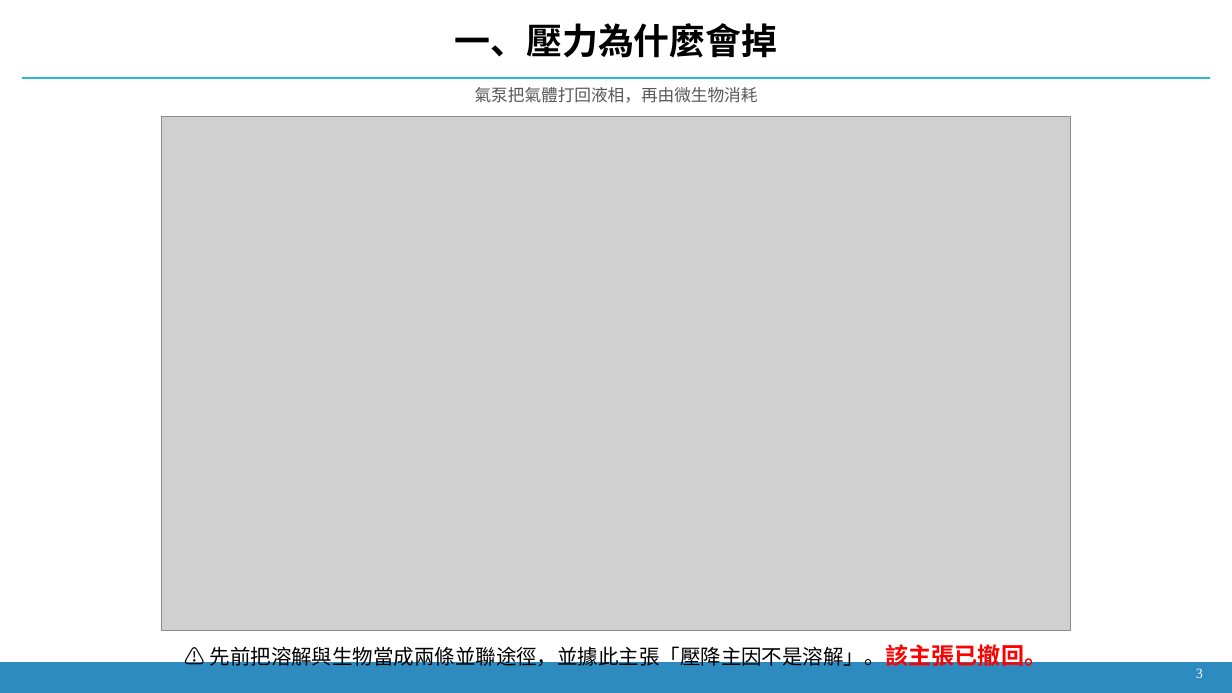
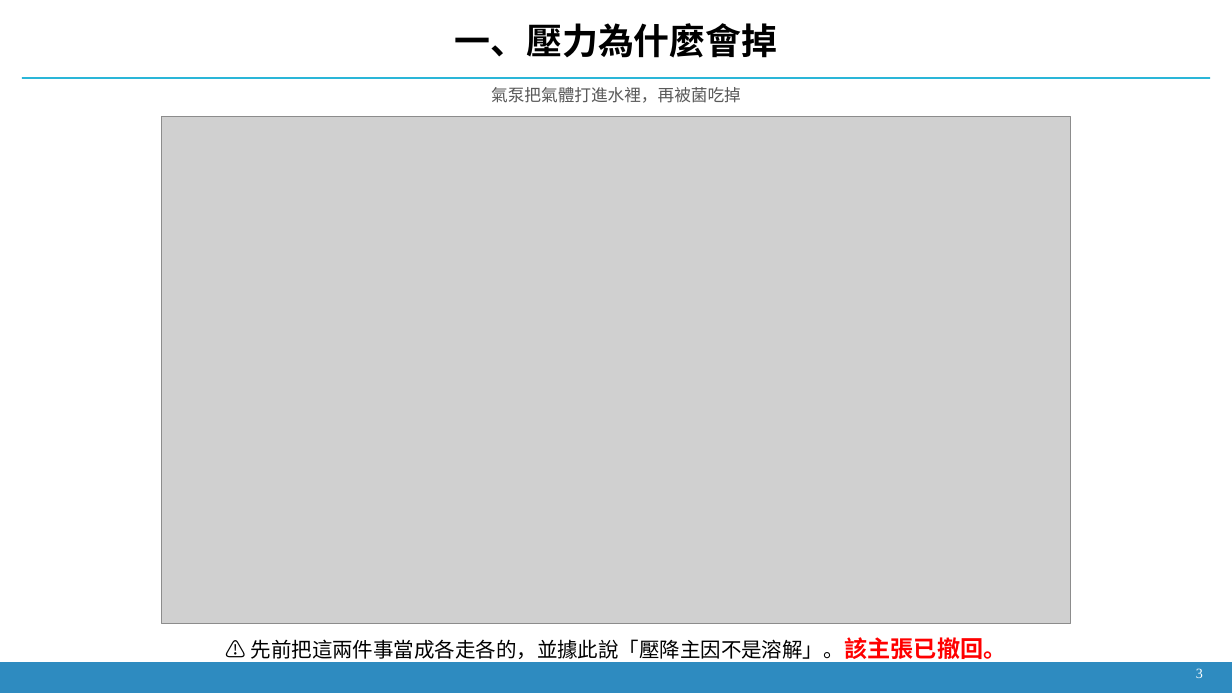
Before and after one commit to Yutou0601/Bioreactor-Edge-AI, a slide deck: slide 2 of docs/decks/簡報_2026-09-21_氫氣流失與壓降歸因.pptx. Drawn at 1232x693 pixels with LibreOffice and Linux fonts; fonts in the diff are those of the drawing; grey boxes stand for pictures. Boxes give left, top, right and bottom in pixels: in the first picture for what was removed or moved away, otherwise in the second. Text is boxed around its words. In the diff, an @@ line names an element or a change of style, - is before the commit and + after.

```diff
--- a/docs/decks/簡報_2026-09-21_氫氣流失與壓降歸因.pptx
+++ b/docs/decks/簡報_2026-09-21_氫氣流失與壓降歸因.pptx
@@ text at <box>491,87,741,103</box>: text changed @@
-氣泵把氣體打回液相，再由微生物消耗
+氣泵把氣體打進水裡，再被菌吃掉
@@ picture: place and size @@
-picture at <box>162,116,1071,631</box>
+picture at <box>162,116,1071,624</box>
@@ text at <box>251,637,1007,663</box>: text changed @@
-⚠ 先前把溶解與生物當成兩條並聯途徑，並據此主張「壓降主因不是溶解」。該主張已撤回。
+⚠ 先前把這兩件事當成各走各的，並據此說「壓降主因不是溶解」。該主張已撤回。
```
Also in this commit, not shown: 9 other slides changed, 4 other files.
